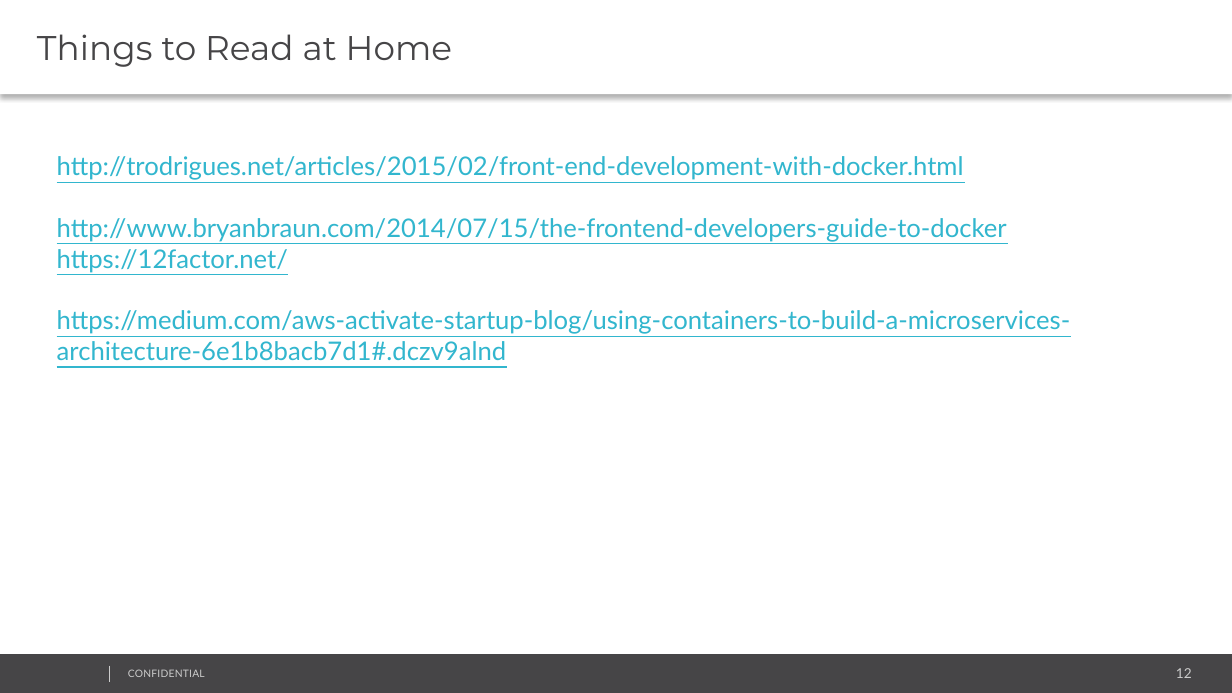
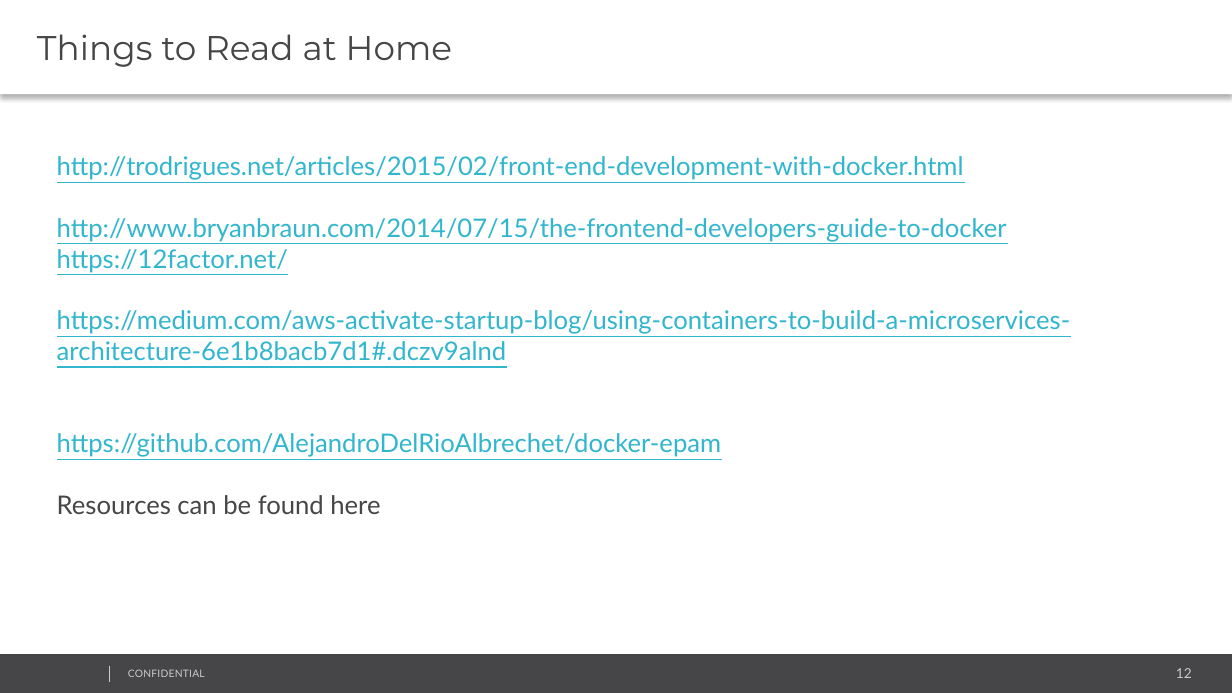
Before and after one commit to AlejandroDelRioAlbrechet/docker-epam, a slide deck: slide 12 of Docker for Frontend Devs.pptx. Drawn at 1232x693 pixels with LibreOffice and Linux fonts; fonts in the diff are those of the drawing; background and template pictures are left out. Boxes give left, top, right and bottom in pixels: in the first picture for what was removed or moved away, otherwise in the second. Text is boxed around its words. In the diff, an @@ line names an element or a change of style, - is before the commit and + after.

Commit message:
Add link on github

```diff
--- a/Docker for Frontend Devs.pptx
+++ b/Docker for Frontend Devs.pptx
@@ text at <box>57,433,721,514</box>: paragraphs added @@
+https://github.com/AlejandroDelRioAlbrechet/docker-epam
+Resources can be found here
```
